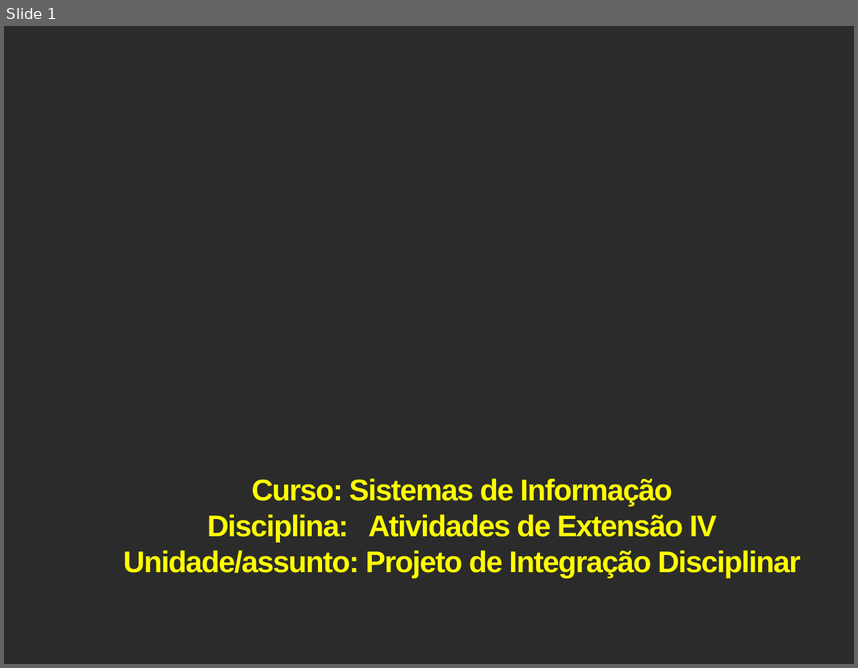
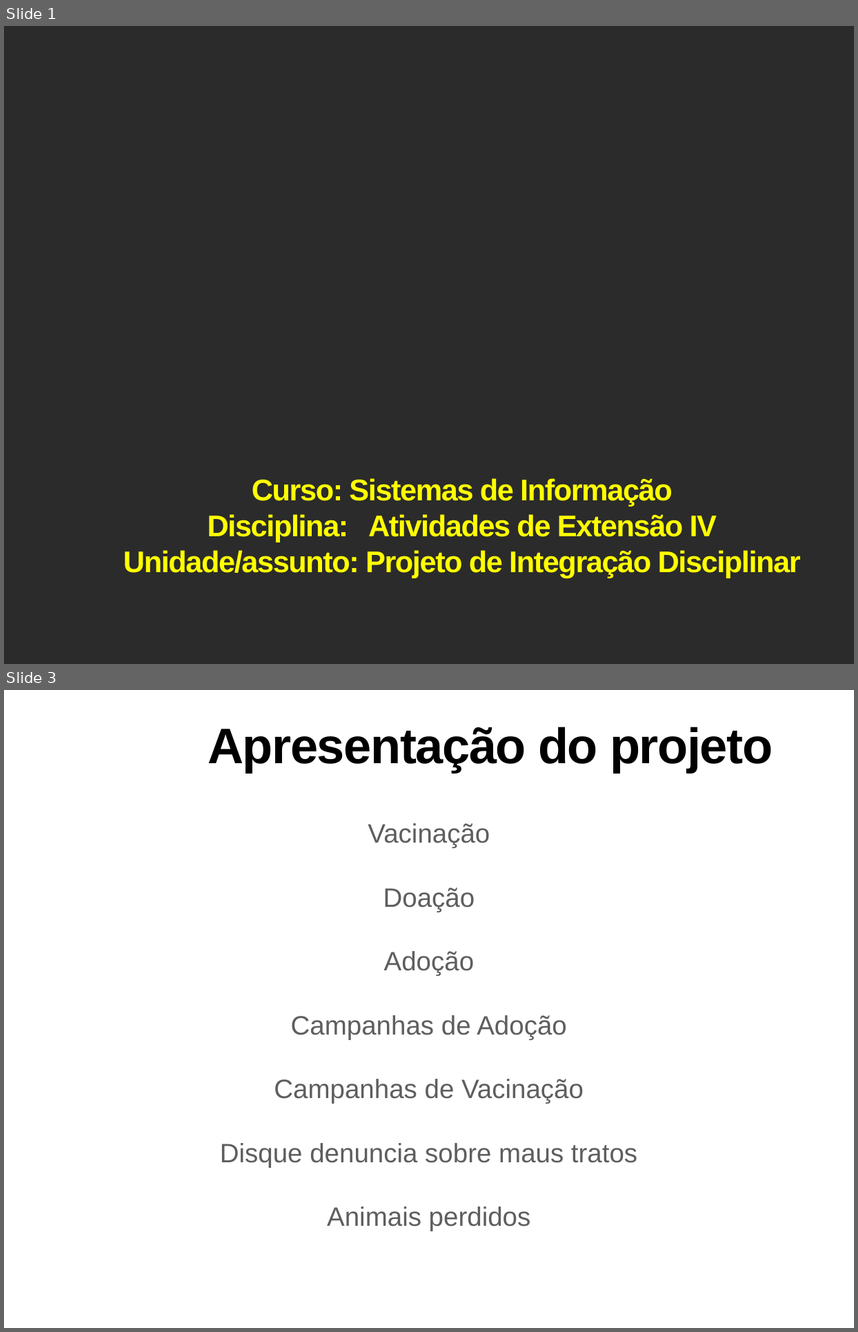
Before and after one commit to DaniloRibs/PetLink, a slide deck: Apresentação/FAI_SI_AE_IV-Slides 2 PetLink.pptx. Shown one above the other, each under a label of ours: slide 1 before the commit, slides 1 and 3 after it; the slides between them are not shown. The pictures are 858x668 and 858x1332 pixels, drawn with LibreOffice and Linux fonts; fonts in the diff are those of the drawing; background and template pictures are left out; a plain dark background stands for a picture behind light text. Boxes give left, top, right and bottom in pixels: in the first picture for what was removed or moved away, otherwise in the second. Text is boxed around its words. In the diff, an @@ line names an element or a change of style, - is before the commit and + after.

```diff
--- a/Apresentação/FAI_SI_AE_IV-Slides 2 PetLink.pptx
+++ b/Apresentação/FAI_SI_AE_IV-Slides 2 PetLink.pptx
@@ slide 3 added at [4, 690, 854, 1328], background picture (left out) @@
@@ title added at [208, 727, 773, 773], 60 pt, text #000000, bold @@
+Apresentação do projeto
@@ text added at [220, 823, 637, 1231], 32 pt, text #5E5E5E @@
+Vacinação
+Doação
+Adoção
+Campanhas de Adoção
+Campanhas de Vacinação
+Disque denuncia sobre maus tratos
+Animais perdidos
```
Also in this commit, not shown: 3 slides changed, 4 other slides added, 4 slides removed, 5 other files.
